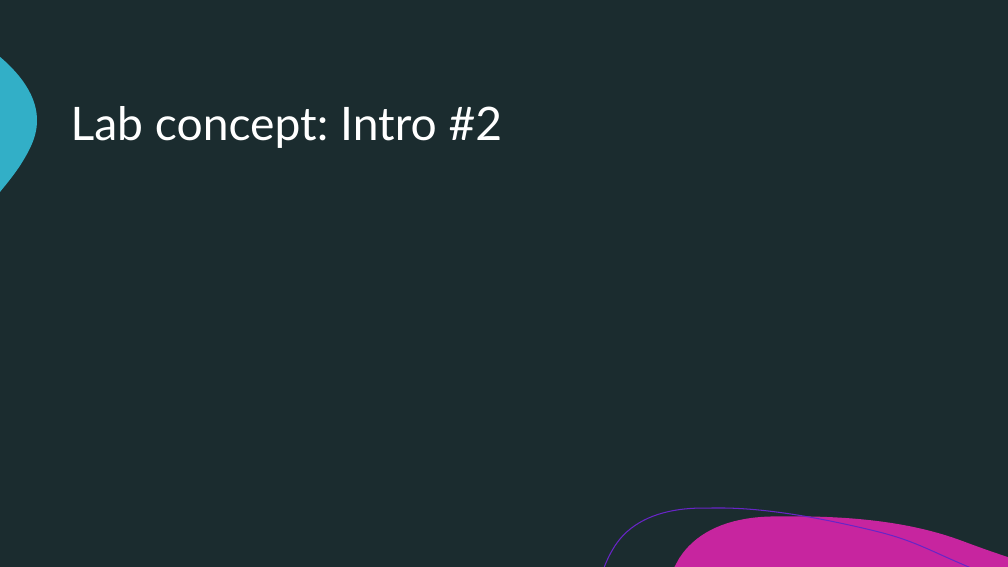
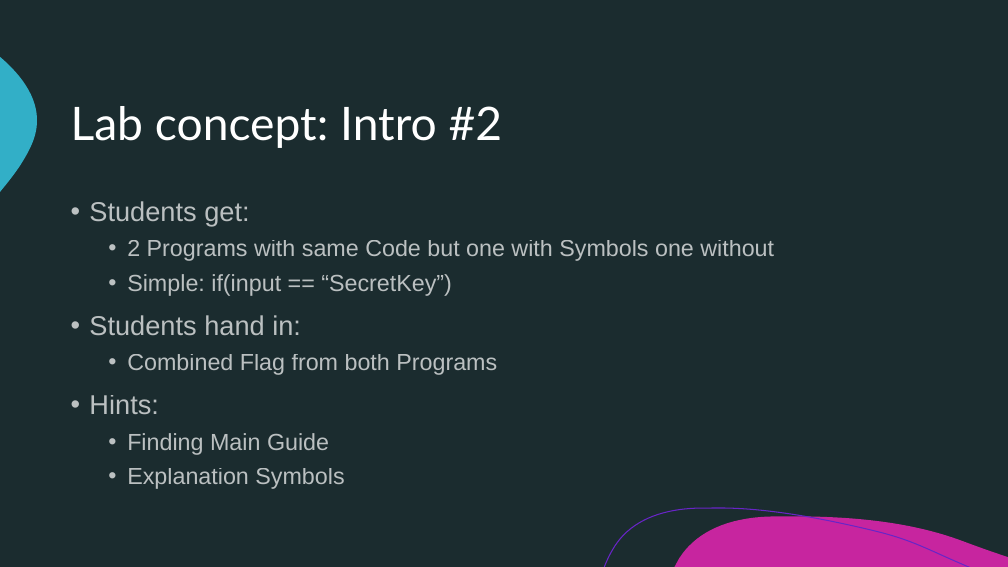
Before and after one commit to TKleb/SA-Documentation, a slide deck: slide 7 of documents/presentations/First_Lab_Concepts.pptx. Drawn at 1008x567 pixels with LibreOffice and Linux fonts; fonts in the diff are those of the drawing. Boxes give left, top, right and bottom in pixels: in the first picture for what was removed or moved away, otherwise in the second. Text is boxed around its words. In the diff, an @@ line names an element or a change of style, - is before the commit and + after.

Commit message:
lab concepts 1&2

```diff
--- a/documents/presentations/First_Lab_Concepts.pptx
+++ b/documents/presentations/First_Lab_Concepts.pptx
@@ text added at (89, 201, 774, 489), 22.2 pt, text #FFFFFF at 70% opacity @@
+• Students get:
+  • 2 Programs with same Code but one with Symbols one without
+  • Simple: if(input == “SecretKey”)
+• Students hand in:
+  • Combined Flag from both Programs
+• Hints:
+  • Finding Main Guide
+  • Explanation Symbols
```
Also in this commit, not shown: 1 other slide changed.
